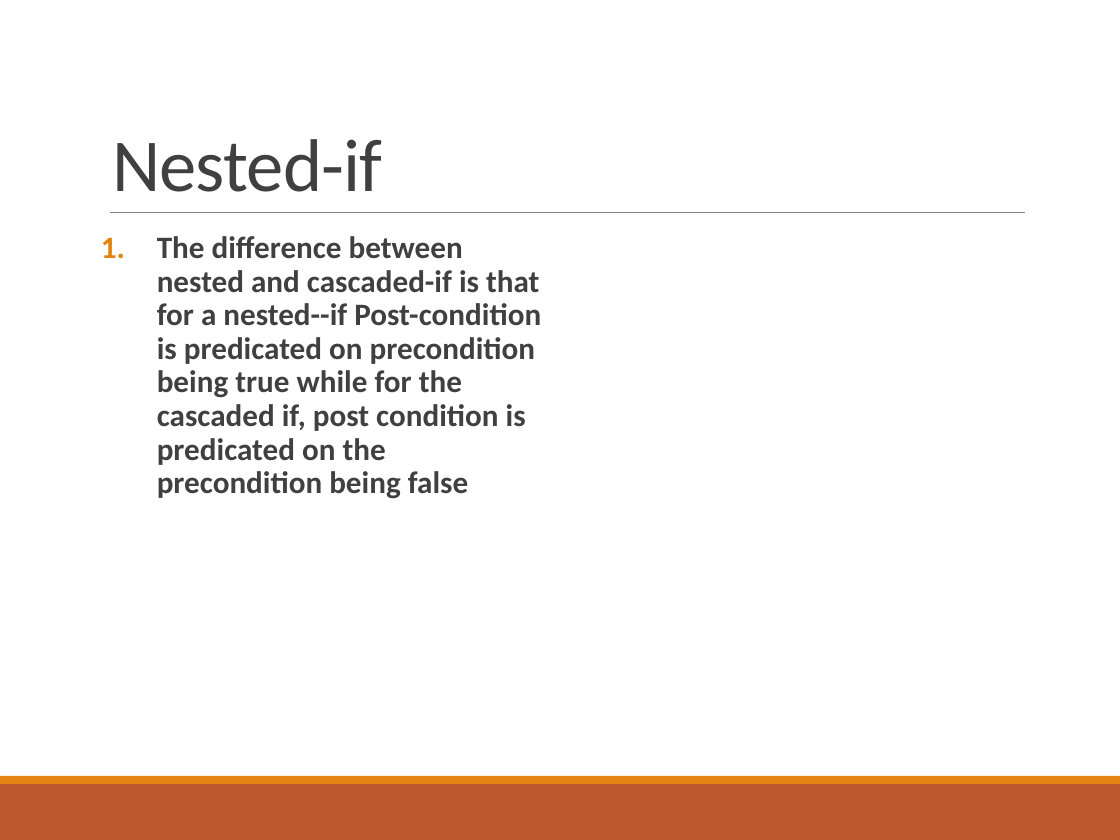
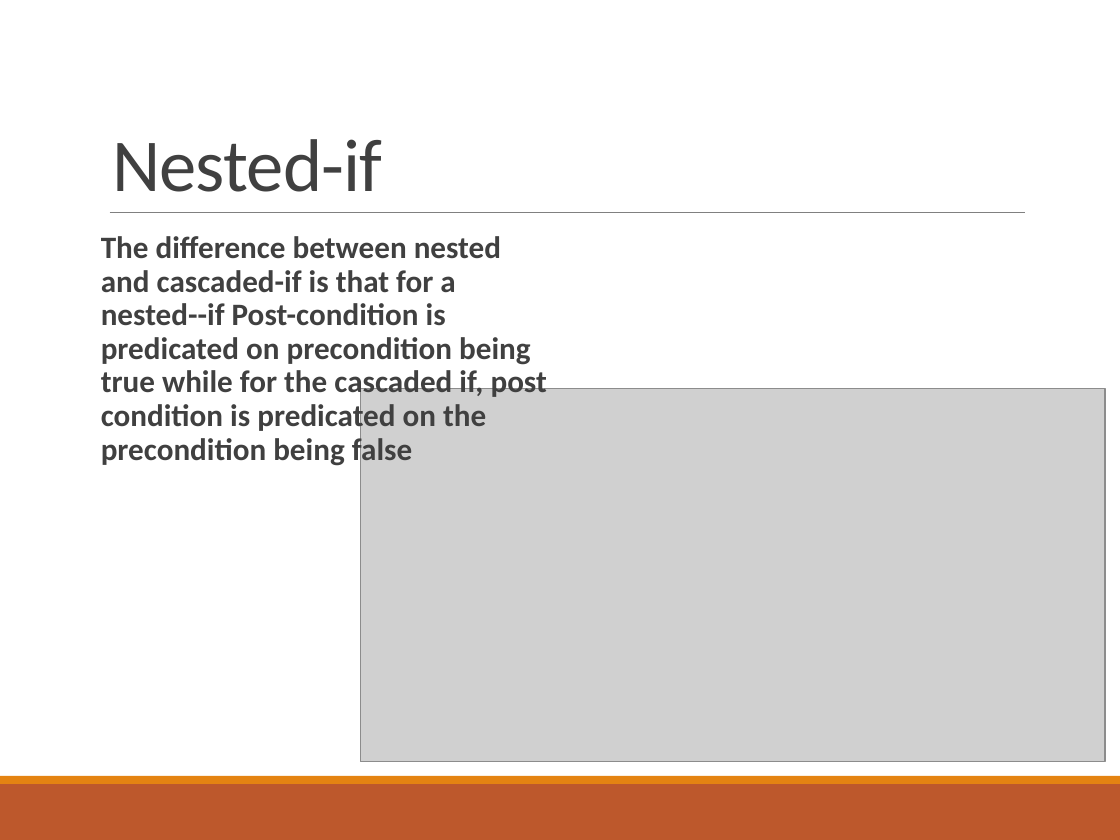
Before and after one commit to deeperj/dillinger, a slide deck: slide 17 of thesis/ukapp2/wqu_isc/sofware_design/Lesson 2 - Java.pptx (slide 12 before the commit). Drawn at 1120x840 pixels with LibreOffice and Linux fonts; fonts in the diff are those of the drawing; grey boxes stand for pictures. Boxes give left, top, right and bottom in pixels: in the first picture for what was removed or moved away, otherwise in the second. Text is boxed around its words. In the diff, an @@ line names an element or a change of style, - is before the commit and + after.

```diff
--- a/thesis/ukapp2/wqu_isc/sofware_design/Lesson 2 - Java.pptx
+++ b/thesis/ukapp2/wqu_isc/sofware_design/Lesson 2 - Java.pptx
@@ text "The difference between nested and ..." at bbox=[101, 236, 547, 468]: bullet 1. to none @@
@@ picture added at bbox=[361, 389, 1105, 762] @@
```
Also in this commit, not shown: 5 other slides changed, 3 slides added, 3 other files.
